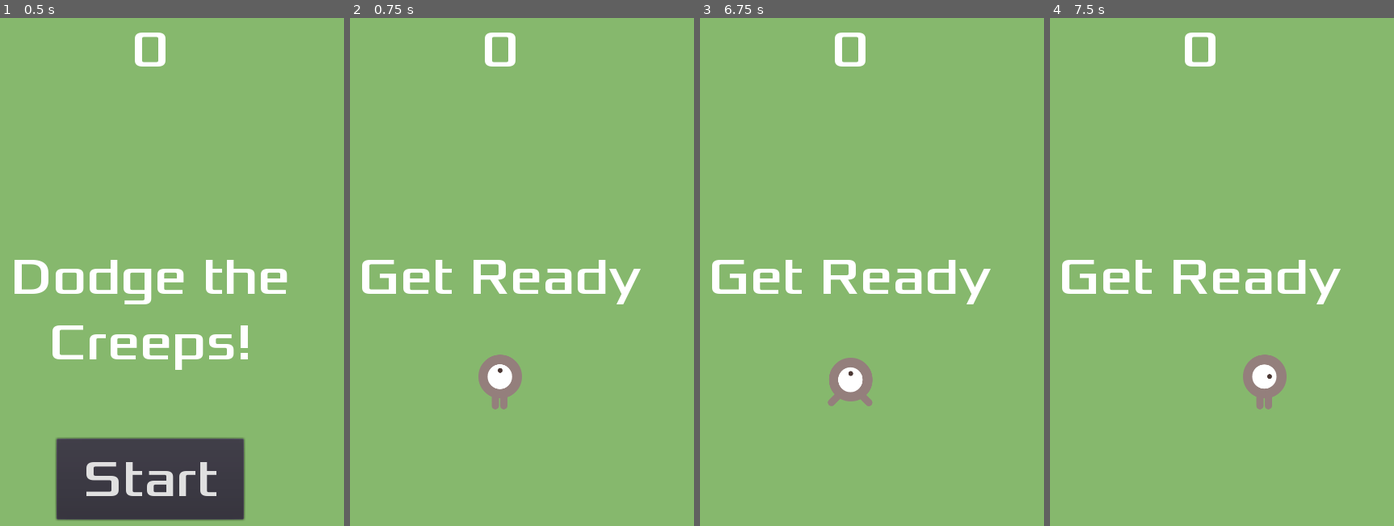
Above: before the commit, frames 1-4 (left to right).
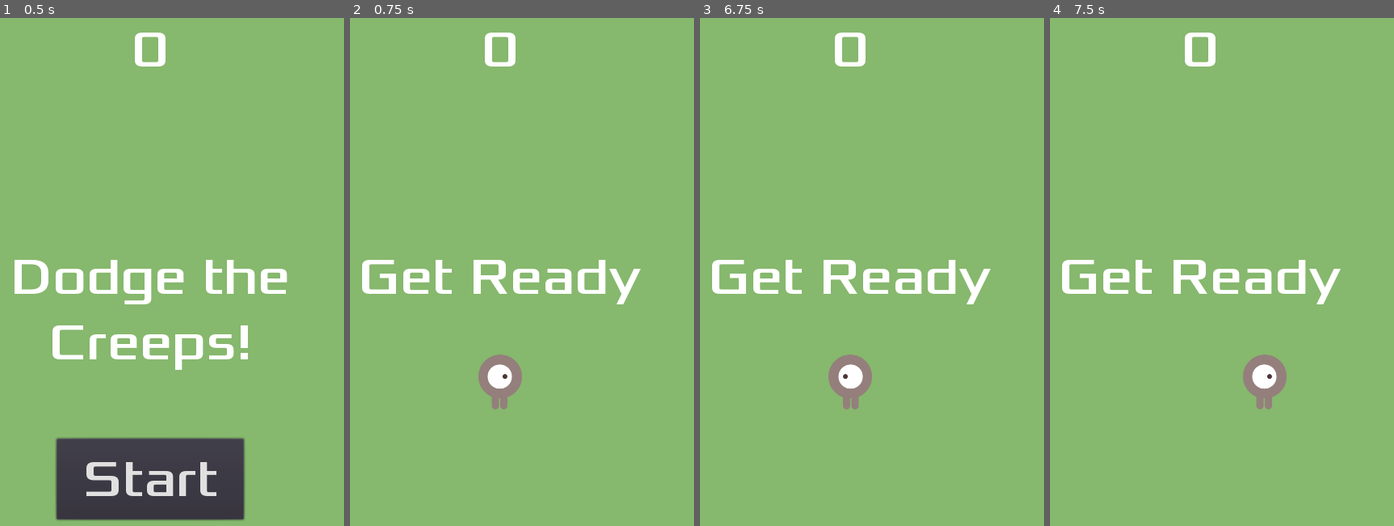
Above: after the commit, the same moments.

Repository: jfmdev/dodge-survival
Game: Godot game, scene res://Main.tscn
Two runs of this game, one before a commit and one after it. Both use one fixed random seed, a clock stepped at 60 frames per second and the inputs below.
Inputs (mouse positions are in pixels of both pictures, inside the frame that each line leads up to):
- Up to frame 1 (0.5 s): no input
- Up to frame 2 (0.75 s): click "Start" at 0.5 s
- Up to frame 3 (6.75 s): tap Enter at 1.25, 4.25, 5.75 s; move the mouse to (830, 424) at 1.27 s; hold Up (ui_up) 1.28-2.78 s; click (830, 424) at 1.42 s; move the mouse to (964, 399) at 2.02 s; click (964, 399) at 2.17 s; move the mouse to (734, 221) at 2.77 s; hold Left (ui_left) 2.78-4.28 s; click (734, 221) at 2.92 s; tap Space at 3.5, 5 s; move the mouse to (868, 307) at 3.52 s; click (868, 307) at 3.67 s; move the mouse to (792, 165) at 4.27 s; hold Down (ui_down) 4.28-5.03 s; click (792, 165) at 4.42 s; move the mouse to (933, 282) at 5.02 s; hold Right (ui_right) 5.03-5.78 s; click (933, 282) at 5.17 s; move the mouse to (772, 338) at 5.77 s; hold Up (ui_up) 5.78-6.5 s; click (772, 338) at 5.92 s; click "Start" at 6.5 s
- Up to frame 4 (7.5 s): tap Space at 7.25 s; move the mouse to (1239, 180) at 7.27 s; hold Right (ui_right) from 7.28 s (still down); click (1239, 180) at 7.42 s

Frame 1 is identical in both runs. In frame 2, less than 0.1% of the frame differs, in the area x 41-48%, y 68-74%; in frame 3, 0.4%, in the area x 37-51%, y 66-78%; in frame 4, nothing differs.

Commit message:
Add support for touch devices

Diff:
--- a/Player.gd
+++ b/Player.gd
@@ -3,21 +3,47 @@
 
 export var speed = 400  # How fast the player will move (pixels/sec).
 var screen_size  # Size of the game window.
+var target = Vector2() # Variable to hold the clicked position.
 
 func _ready():
 	screen_size = get_viewport_rect().size
 	hide()
 
+func start(pos):
+	position = pos
+	target = pos
+	show()
+	$CollisionShape2D.disabled = false
+
+func _input(event):
+	# Change the target whenever a touch event happens.
+	if event is InputEventScreenTouch and event.pressed:
+		target = event.position
+
 func _process(delta):
 	var velocity = Vector2()  # The player's movement vector.
+
+	# Check for keyboard controls.
+	var keyPressed = false
 	if Input.is_action_pressed("ui_right"):
 		velocity.x += 1
+		keyPressed = true
 	if Input.is_action_pressed("ui_left"):
 		velocity.x -= 1
+		keyPressed = true
 	if Input.is_action_pressed("ui_down"):
 		velocity.y += 1
+		keyPressed = true
 	if Input.is_action_pressed("ui_up"):
 		velocity.y -= 1
+		keyPressed = true
+
+	# Check for touch controls.
+	if keyPressed:
+		target = position
+	elif position.distance_to(target) > 10:
+		# Move towards the target and stop when close.
+		velocity = target - position
 
 	if velocity.length() > 0:
 		velocity = velocity.normalized() * speed
@@ -37,11 +63,6 @@
 		$AnimatedSprite.animation = "up"
 		$AnimatedSprite.flip_v = velocity.y > 0
 
-func start(pos):
-	position = pos
-	show()
-	$CollisionShape2D.disabled = false
-
 func _on_Player_body_entered(body):
 	hide()  # Player disappears after being hit.
 	emit_signal("hit")
--- a/project.godot
+++ b/project.godot
@@ -18,8 +18,13 @@
 
 window/size/width=480
 window/size/height=720
+window/handheld/orientation="portrait"
 window/stretch/mode="2d"
 window/stretch/aspect="keep"
+
+[input_devices]
+
+pointing/emulate_touch_from_mouse=true
 
 [physics]
 
